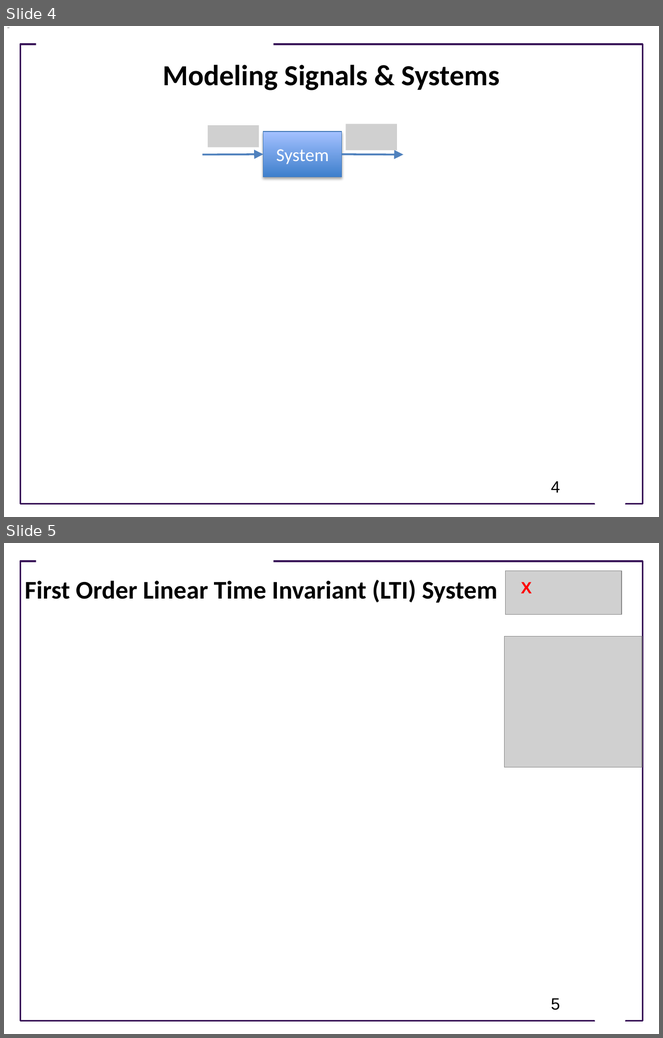
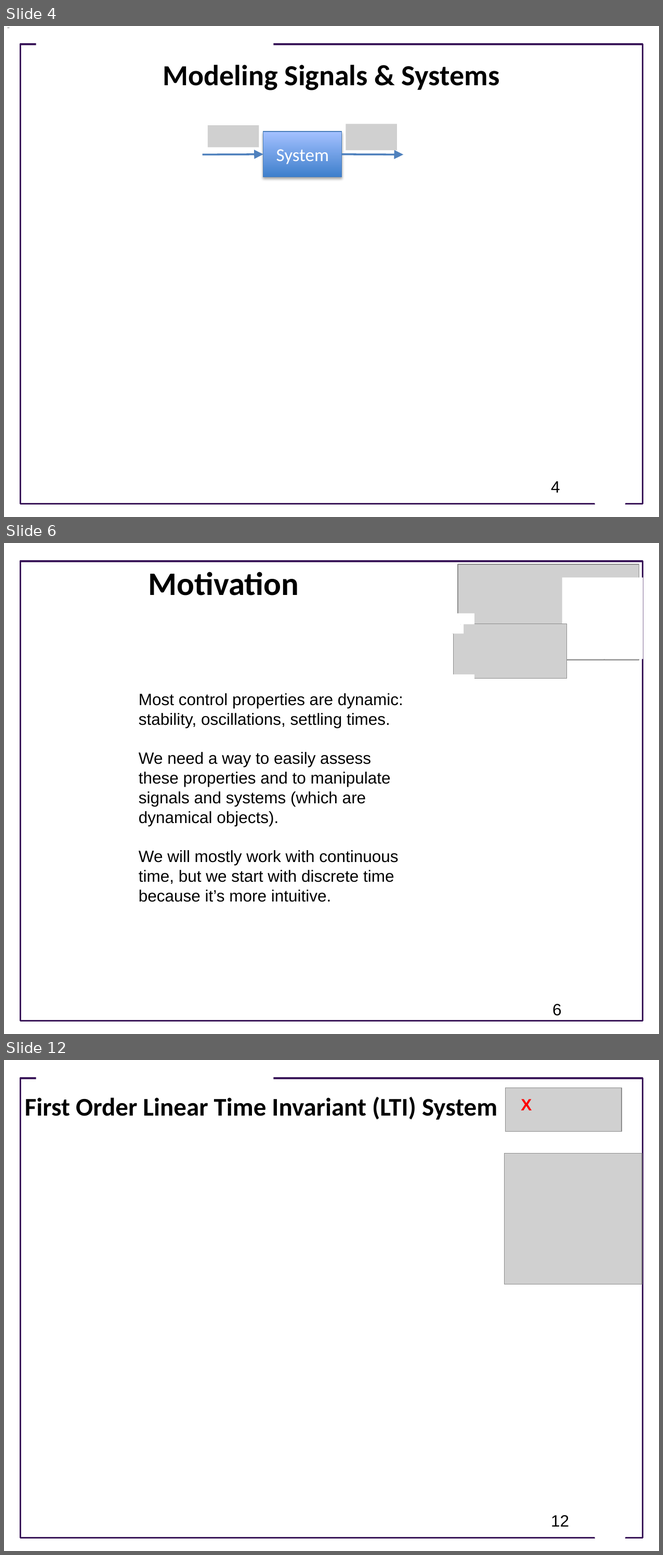
Before and after one commit to joseph-hellerstein/advanced-controls-lectures, a slide deck: lectures/lecture_09-linear_time_invariant_systems/linear_time_invariant_systems.pptx. Shown one above the other, each under a label of ours: slides 4 and 5 before the commit, slides 4, 6 and 12 after it; the slides between them are not shown. The pictures are 663x1038 and 663x1555 pixels, drawn with LibreOffice and Linux fonts; fonts in the diff are those of the drawing; grey boxes stand for pictures; background and template pictures are left out. Boxes give left, top, right and bottom in pixels: in the first picture for what was removed or moved away, otherwise in the second. Text is boxed around its words. In the diff, an @@ line names an element or a change of style, - is before the commit and + after.

```diff
--- a/lectures/lecture_09-linear_time_invariant_systems/linear_time_invariant_systems.pptx
+++ b/lectures/lecture_09-linear_time_invariant_systems/linear_time_invariant_systems.pptx
@@ slide 6 added at (4, 543, 659, 1034), background #FFFFFF; not listed: 1 template element that a slide beside it also shows @@
@@ title added at (149, 572, 299, 596), 36 pt, text #000000, bold @@
+Motivation
@@ group added at (438, 565, 644, 686): 4 rectangles, 2 pictures @@
@@ text added at (139, 693, 403, 902), 18 pt, text #000000 @@
+Most control properties are dynamic: stability, oscillations, settling times.
+We need a way to easily assess these properties and to manipulate signals and systems (which are dynamical objects).
+We will mostly work with continuous time, but we start with discrete time because it’s more intuitive.
@@ page number added at (553, 1004, 562, 1016), 18 pt, text #000000 @@
+6
@@ what was slide 5 is now slide 12 @@
@@ page number at (551, 1516, 569, 1527): text changed @@
-5
+12
```
Also in this commit, not shown: 2 slides changed, 6 other slides added.
